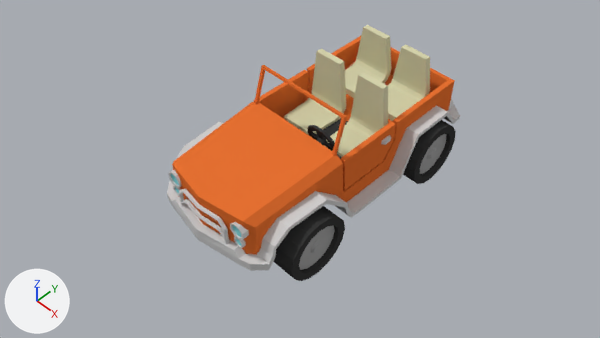
An edit to the Blender file Assets/Models/SASCars.blend, drawn before and after from the same camera.
Both versions are drawn from the file's camera 'Camera'. The axes (+X, +Y, +Z) are drawn at lower left. The lights are the same throughout.

Script lines for the objects in view, before the commit:
```python
ob_cube = bpy.data.objects.new('Cube', me_cube)
ob_cube.location = (0.0, -1.24, 1.22)
ob_cube_005 = bpy.data.objects.new('Cube.005', me_cube_007)
ob_cube_005.location = (-0.74, 1.72, 0.79)
ob_cube_007 = bpy.data.objects.new('Cube.007', me_cube_010)
ob_cube_007.location = (0.0, -1.54, 2.04)
ob_cylinder_001 = bpy.data.objects.new('Cylinder.001', me_cylinder_001)
ob_cylinder_001.location = (0.0, -4.78, -0.51)
ob_cylinder_002 = bpy.data.objects.new('Cylinder.002', me_cylinder_002)
ob_cylinder_002.location = (0.0, -4.78, 0.0)
ob_cylinder_004 = bpy.data.objects.new('Cylinder.004', me_cylinder_005)
ob_cylinder_004.location = (0.0, -5.37, -0.39)
# also in view: 'Cube.004' at (-0.74, -0.11, 1.4); 'Cube.006' at (0.74, 1.92, 1.46); 'Cube.009' at (1.86, -3.12, -0.33); 'Cube.003' at (0.85, -0.11, 1.4); 'Cube.010' at (1.86, 1.87, -0.33)
```
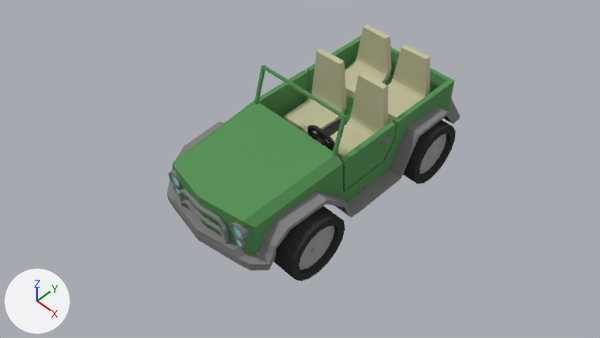
Boxes [x1, y1, x2, y2] around the edits, measured in the pictures (600 x 338 px):
'Cube', recoloured (orange to green): [167, 36, 460, 271] in both
'Cube.007', recoloured (orange to green): [254, 65, 347, 156] in both
'Cylinder.004', recoloured: [179, 189, 229, 244] in both
'Cylinder.002', recoloured: [168, 170, 249, 240] in both
'Cylinder.001', recoloured: [173, 185, 246, 248] in both

The change, as a list of edits to the scene's bpy script:
```text
Change mat_trim:
    mat_trim.base_color: (0.627, 0.627, 0.627) -> (0.23, 0.23, 0.23)  # light grey #cfcfcf -> grey #848484
Change mat_body:
    mat_body.base_color: (0.8, 0.165, 0.0315) -> (0.103, 0.292, 0.103)  # orange #e77132 -> green #5a935a
```
